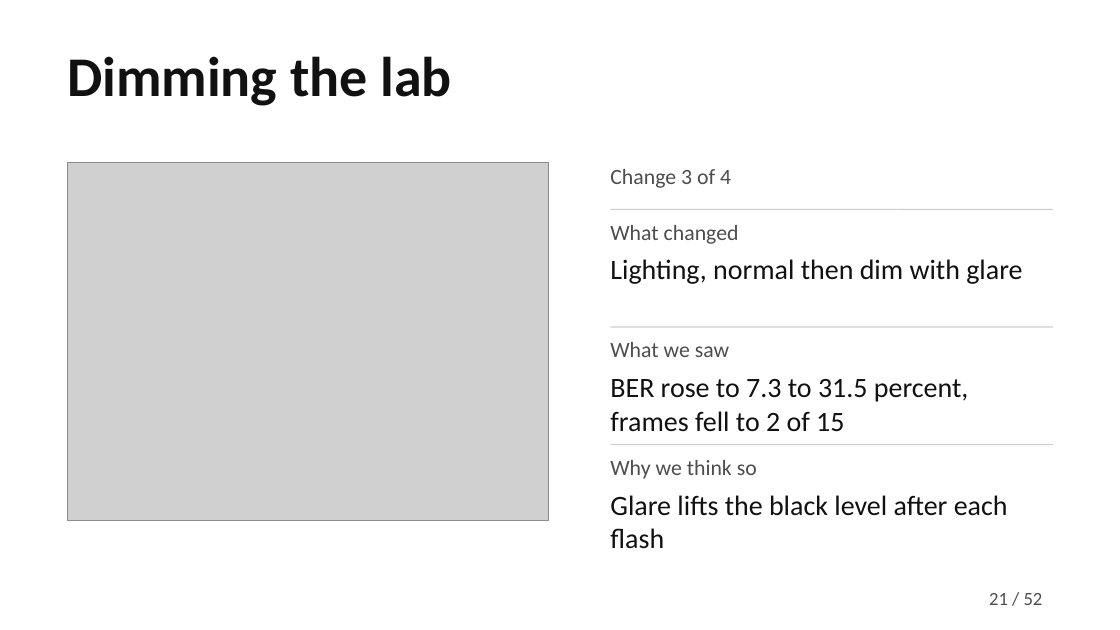
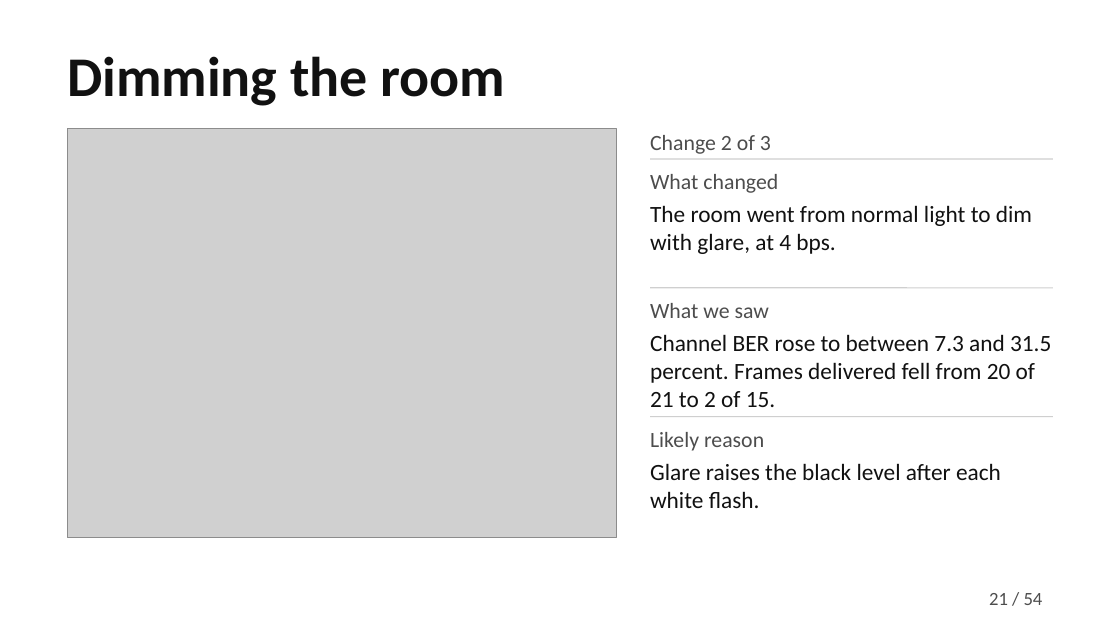
Before and after one commit to MuhammadMaazA/SamplingCW, a slide deck: slide 21 of presentation/gridlink-presentation.pptx. Drawn at 1120x630 pixels with LibreOffice and Linux fonts; fonts in the diff are those of the drawing; grey boxes stand for pictures. Boxes give left, top, right and bottom in pixels: in the first picture for what was removed or moved away, otherwise in the second. Text is boxed around its words. In the diff, an @@ line names an element or a change of style, - is before the commit and + after.

```diff
--- a/presentation/gridlink-presentation.pptx
+++ b/presentation/gridlink-presentation.pptx
@@ title at [67, 56, 505, 106]: text changed @@
-Dimming the lab
+Dimming the room
@@ picture: place and size @@
-picture at [67, 162, 549, 521]
+picture at [67, 129, 616, 538]
@@ text at [650, 135, 771, 154]: text changed @@
-Change 3 of 4
+Change 2 of 3
@@ text "What changed": place and size @@
-text "What changed" at [610, 225, 739, 244]
+text "What changed" at [650, 174, 778, 193]
@@ line moved from (610, 209) - (1053, 209) to (650, 159) - (1053, 159) @@
@@ text at [650, 205, 1032, 254]: text changed; size 18 to 15 pt @@
-Lighting, normal then dim with glare
+The room went from normal light to dim with glare, at 4 bps.
@@ text "What we saw": place and size @@
-text "What we saw" at [610, 342, 729, 357]
+text "What we saw" at [650, 303, 769, 318]
@@ line moved from (610, 327) - (1053, 327) to (650, 288) - (1053, 288) @@
@@ text at [650, 334, 1051, 407]: text changed; size 18 to 15 pt @@
-BER rose to 7.3 to 31.5 percent, frames fell to 2 of 15
+Channel BER rose to between 7.3 and 31.5 percent. Frames delivered fell from 20 of 21 to 2 of 15.
@@ line moved from (610, 445) - (1053, 445) to (650, 417) - (1053, 417) @@
@@ text at [650, 432, 764, 451]: text changed @@
-Why we think so
+Likely reason
@@ text at [650, 463, 1001, 508]: text changed; size 18 to 15 pt @@
-Glare lifts the black level after each flash
+Glare raises the black level after each white flash.
@@ text at [1024, 593, 1043, 605]: text changed @@
-/ 52
+/ 54
```
Also in this commit, not shown: 40 other slides changed, 13 slides added, 11 slides removed, 42 other files.
